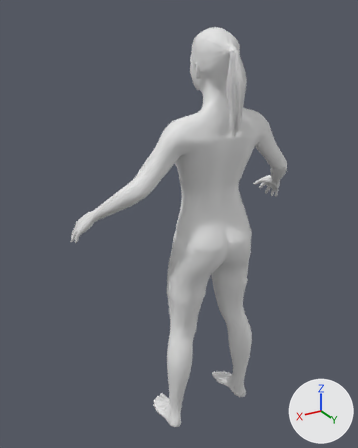
Before and after pictures for a commit that changed the glTF model game/assets/characters/human_female.glb.
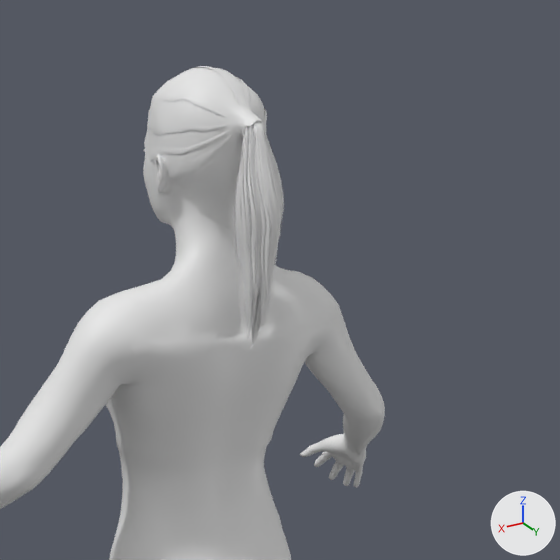
Old and new are each drawn whole from a 50 mm lens placed at (1.015, 1.411, 1.663), pointed at (0.07, -0.165, 0.875) and again close up on the part from 37% to 100% of the width and 0% to 50% of the height. Every picture has the same lights, and +X, +Y and +Z are marked at lower right. The older version's two pictures come first. Objects named as collision shapes, trigger or cutter boxes, shadow casters or lower levels of detail are left out.

The older version as bpy lines, for what is in view:
```python
me_body_lod0 = bpy.data.meshes.new('body_lod0')
me_body_lod0.from_pydata(...)  # 9001 vertices, 17998 faces; spans x -0.49..0.49, y -0.3..0.09, z 0.0..1.61
# faces by material slot: [16060, 1938]
me_body_lod0.materials.append(mat_skin_female)  # white #e7e7e7
me_body_lod0.materials.append(mat_underwear)  # white #e7e7e7
me_hair_lod0 = bpy.data.meshes.new('hair_lod0')
me_hair_lod0.from_pydata(...)  # 3678 vertices, 5344 faces; spans x -0.076..0.074, y -0.127..0.115, z 1.255..1.614
me_hair_lod0.materials.append(mat_hair_female)  # white #e7e7e7
ob_body_lod0 = bpy.data.objects.new('body_lod0', me_body_lod0)
ob_body_lod0.location = (0.0, 0.0, 0.0)
ob_hair_lod0 = bpy.data.objects.new('hair_lod0', me_hair_lod0)
ob_hair_lod0.location = (0.0, 0.0, 0.0)
```
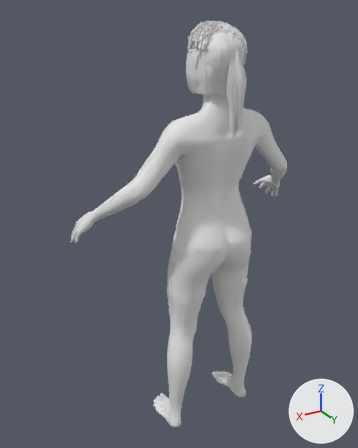
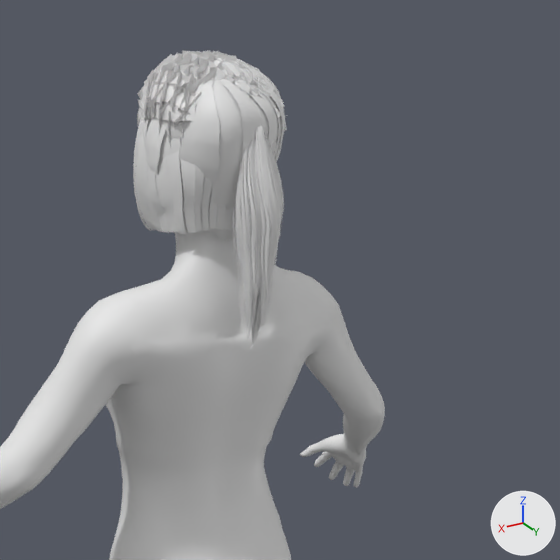
Location of each change, [x1, y1, x2, y2] in pixels of the close-ups (560 x 560 px):
'hair_bob01_lod0', added: after [137, 58, 284, 241]
'hair_bob02_lod0', added: after [133, 118, 276, 234]
'hair_afro01_lod0', added: after [137, 50, 287, 157]
'hair_lod0', unchanged, covered by the edit: before [147, 66, 284, 349]; after [233, 125, 284, 349]

The change, as a diff of the scene's bpy script:
```diff
--- a/game/assets/characters/human_female.glb.py
+++ b/game/assets/characters/human_female.glb.py
@@ mat_hair_bob02 @@
+mat_hair_bob02 = principled_material('hair_bob02')
+mat_hair_bob02.base_color = (0.8, 0.8, 0.8)  # white #e7e7e7
@@ mat_hair_bob01 @@
+mat_hair_bob01 = principled_material('hair_bob01')
+mat_hair_bob01.base_color = (0.8, 0.8, 0.8)  # white #e7e7e7
@@ me_hair_bob02_lod0 @@
+me_hair_bob02_lod0.from_pydata(...)  # 1582 vertices, 2248 faces; spans x -0.091..0.093, y -0.157..0.059, z 1.39..1.615
+me_hair_bob02_lod0.materials.append(mat_hair_bob02)  # white #e7e7e7
@@ me_hair_bob01_lod0 @@
+me_hair_bob01_lod0.from_pydata(...)  # 4979 vertices, 8181 faces; spans x -0.112..0.096, y -0.169..0.076, z 1.392..1.626
+me_hair_bob01_lod0.materials.append(mat_hair_bob01)  # white #e7e7e7
@@ me_hair_afro01_lod0 @@
+me_hair_afro01_lod0.from_pydata(...)  # 2196 vertices, 2192 faces; spans x -0.095..0.095, y -0.142..0.075, z 1.428..1.633
+me_hair_afro01_lod0.materials.append(mat_hair_female)  # white #e7e7e7
@@ ob_hair_bob02_lod0 @@
+ob_hair_bob02_lod0 = bpy.data.objects.new('hair_bob02_lod0', me_hair_bob02_lod0)
+ob_hair_bob02_lod0.location = (0.0, 0.0, 0.0)
@@ ob_hair_bob01_lod0 @@
+ob_hair_bob01_lod0 = bpy.data.objects.new('hair_bob01_lod0', me_hair_bob01_lod0)
+ob_hair_bob01_lod0.location = (0.0, 0.0, 0.0)
@@ ob_hair_afro01_lod0 @@
+ob_hair_afro01_lod0 = bpy.data.objects.new('hair_afro01_lod0', me_hair_afro01_lod0)
+ob_hair_afro01_lod0.location = (0.0, 0.0, 0.0)
```
